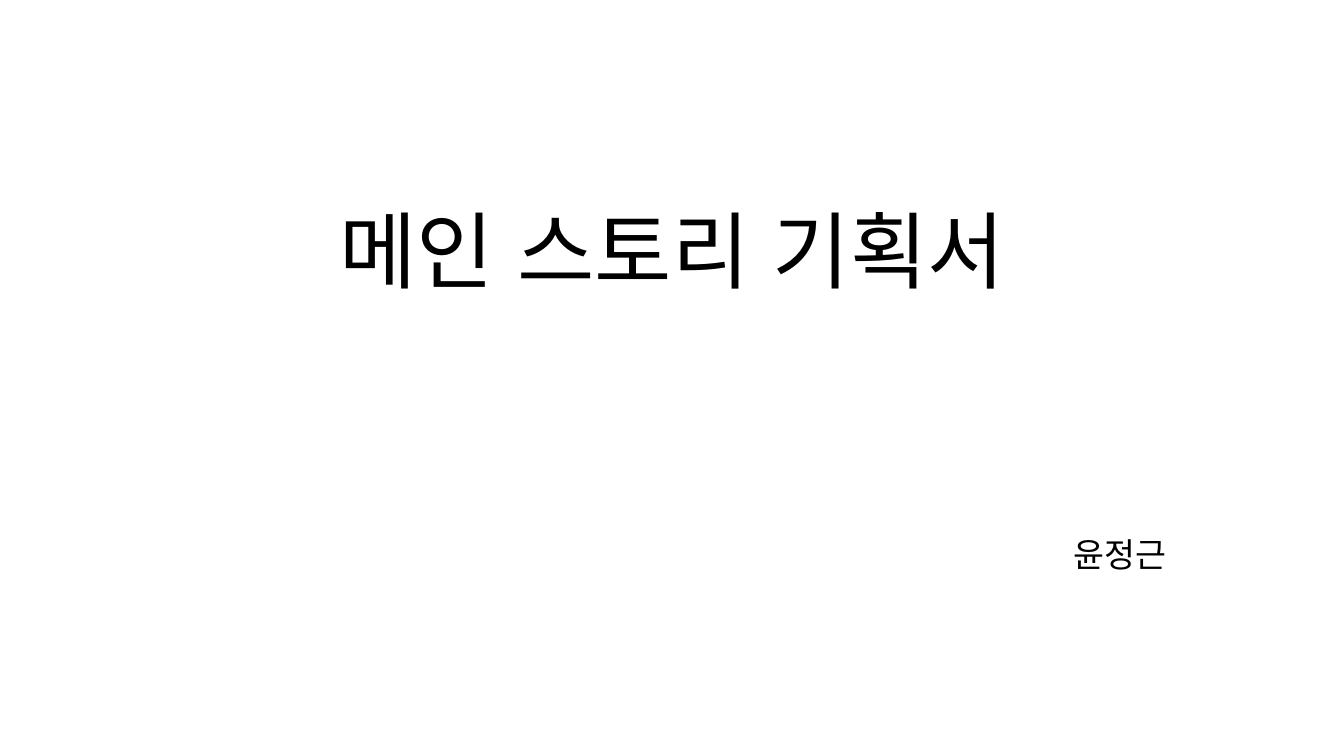
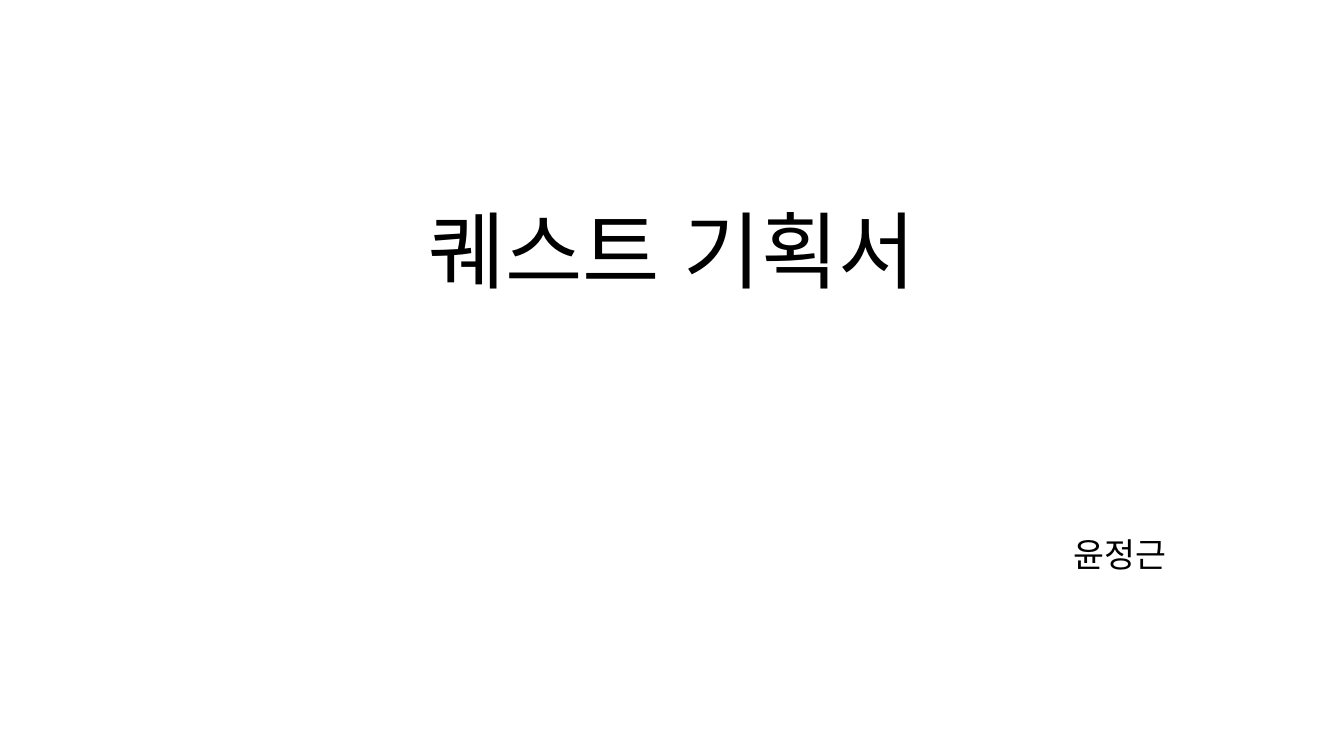
Before and after one commit to yjk0401/unityenginebasic_9th, a slide deck: slide 1 of 기획/메인 스토리 기획서.pptx. Drawn at 1344x756 pixels with LibreOffice and Linux fonts; fonts in the diff are those of the drawing. Boxes give left, top, right and bottom in pixels: in the first picture for what was removed or moved away, otherwise in the second. Text is boxed around its words. In the diff, an @@ line names an element or a change of style, - is before the commit and + after.

```diff
--- a/기획/메인 스토리 기획서.pptx
+++ b/기획/메인 스토리 기획서.pptx
@@ title at [428,212,916,289]: text changed @@
-메인 스토리 기획서
+퀘스트 기획서
```
Also in this commit, not shown: 2 other slides changed, 5 slides added, 2 slides removed.
